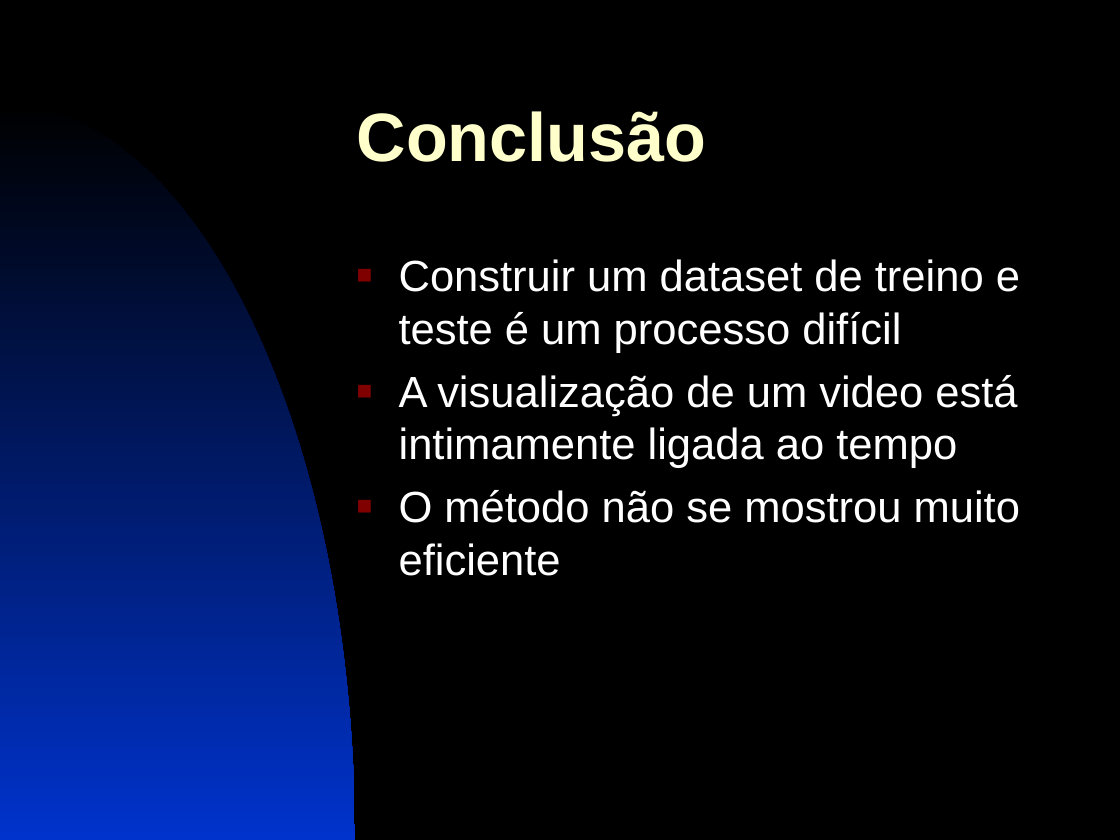
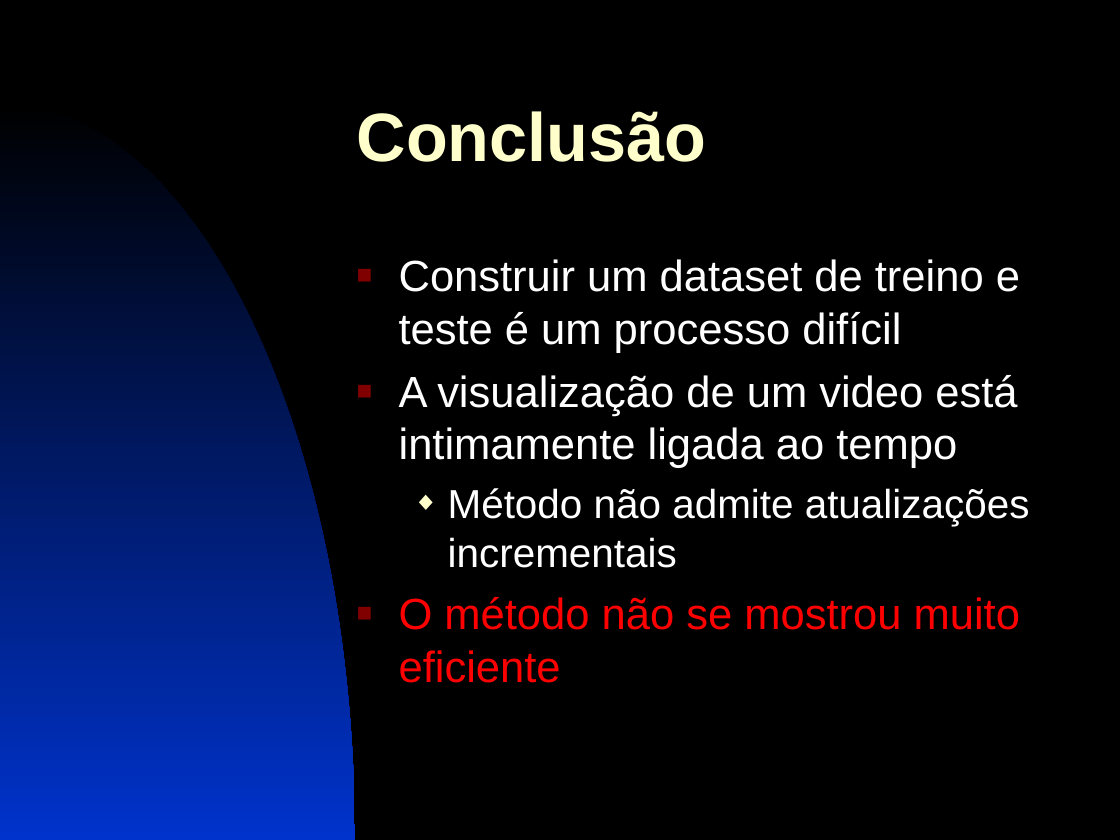
Before and after one commit to brunofms/inf2915_rsvd-video-recommendation, a slide deck: slide 14 of presentation/trabalho_am.ppt. Drawn at 1120x840 pixels with LibreOffice and Linux fonts; fonts in the diff are those of the drawing. Boxes give left, top, right and bottom in pixels: in the first picture for what was removed or moved away, otherwise in the second. Text is boxed around its words. In the diff, an @@ line names an element or a change of style, - is before the commit and + after.

```diff
--- a/presentation/trabalho_am.ppt
+++ b/presentation/trabalho_am.ppt
@@ text at bbox=[448, 488, 1030, 568]: paragraph added @@
+  ◆ Método não admite atualizações incrementais
@@ text at bbox=[399, 597, 1020, 683]: text colour #FFFFFF to #FF0000 in "O método não se mostrou muito eficiente" @@
```
Also in this commit, not shown: 4 other slides changed, 1 slide added, 1 slide removed.
